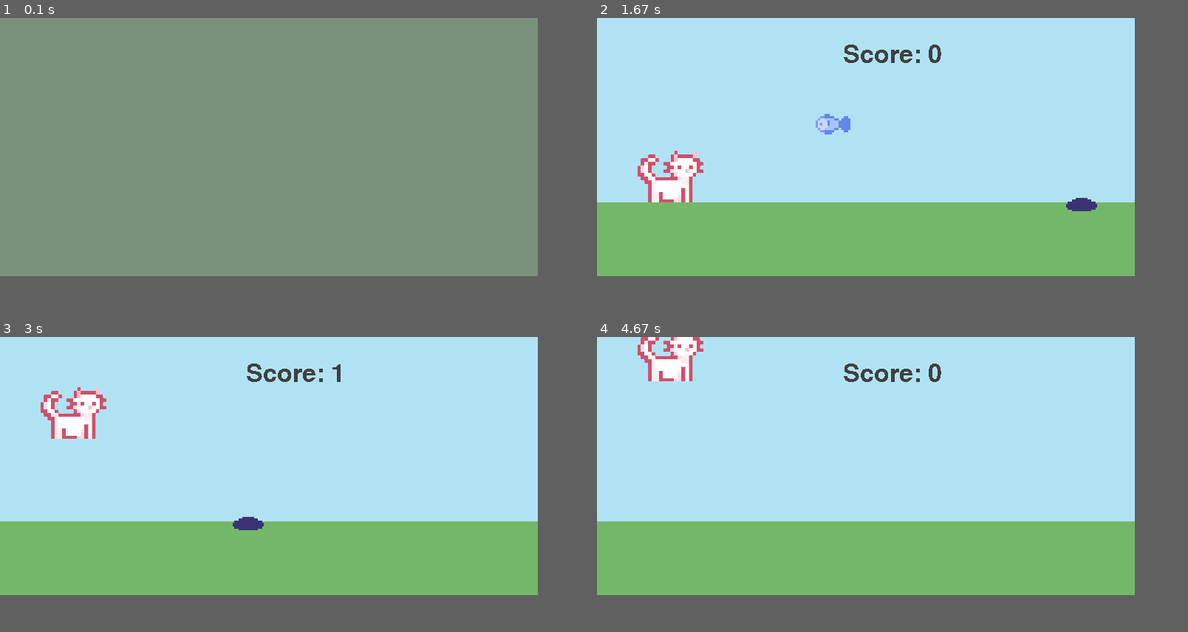
Above: before the commit, frames 1-4 (two rows, left to right).
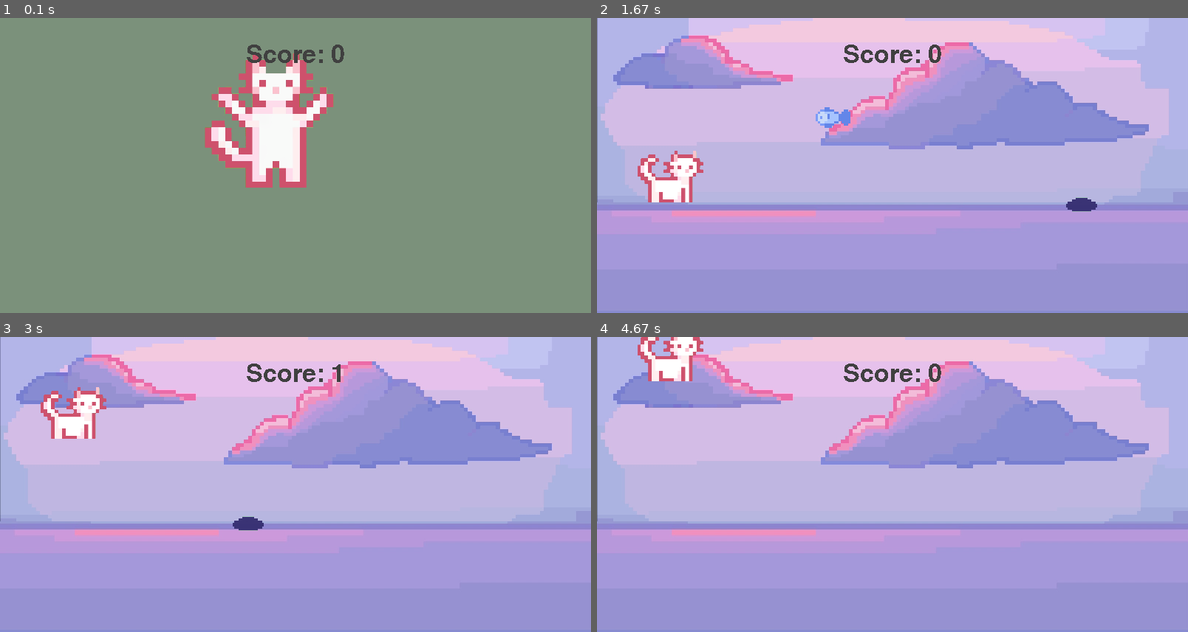
Above: after the commit, the same moments.

Repository: ShIIIrochka/py_game
Game: pygame game, started from pythongame/game.py
Two runs of this game, one before a commit and one after it. Both use one fixed random seed, a clock stepped at 60 frames per second and the inputs below.
Inputs:
- Up to frame 1 (0.1 s): no input
- Up to frame 2 (1.67 s): tap Space at 0.33 s
- Up to frame 3 (3 s): tap Space at 2.17, 2.57, 2.87 s
- Up to frame 4 (4.67 s): tap Space at 3.38, 3.6, 3.88, 4.1, 4.32 s
In our replay, the window is 728x350 before the commit and 800x400 after it. These sizes can differ from the game's own. Grey fills any space a smaller window leaves; there, only what the larger window draws over its background counts as a difference.

The runs differ from the first frame. In frame 1, 6.1% of the frame differs, in the area x 34-59%, y 9-58%; in frame 2, 84%; in frame 3, 84%; in frame 4, 84%, in the area x 0-100%, y 0-88%.

Commit message:
изменила фон

Diff:
--- a/pythongame/game.py
+++ b/pythongame/game.py
@@ -91,8 +91,8 @@
 
 
 #параметры игрового окна
-WIDTH = 728
-HEIGHT = 350
+WIDTH = 800
+HEIGHT = 400
 FPS = 60
 
 pygame.init()
@@ -105,14 +105,19 @@
 score = 0
 
 # Загрузка и конвертация изображений
-sky_surface = pygame.image.load('sky.PNG').convert()
-ground_surface = pygame.image.load('ground.PNG').convert()
+sky_surface = pygame.image.load('sky.PNG').convert() #размер изображения 1700 на 289
+sky_surface = pygame.transform.scale(sky_surface, (WIDTH, 289))
+ground_surface = pygame.image.load('ground.PNG').convert() #размер изображения 2015 на 816
+ground_surface = pygame.transform.scale(ground_surface, (WIDTH, HEIGHT//2))
 
 player = Player('cat.PNG', (90, 90), (100, 250))
 
 pit = NPS('pit.PNG', (45, 45), (4,6), (230, 230))
-fish = NPS('fish.PNG', (50, 50), (5, 7), (70, 120))
-start = Player('cat.stand.PNG', (200, 200), (364, 230))
+fish = NPS('fish.PNG', (50, 50), (5, 7), (70, 110))
+
+start_surf = pygame.image.load('cat.stand.PNG').convert_alpha()
+start_surf = pygame.transform.scale(start_surf, (200, 200))
+start_rect = start_surf.get_rect(midbottom = (364, 230))
 
 #группы
 player_group = pygame.sprite.GroupSingle(player)
@@ -165,5 +170,11 @@
         game_active = collision_sprite()
     else:
         screen.fill((123, 145, 123))
+        screen.blit(start_surf, start_rect)
+
+    score_surf = test_font.render(f'Score: {score}',False,(64,64,64))
+    score_rect = score_surf.get_rect(center = (400,50))
+    screen.blit(score_surf,score_rect)
+
 
     pygame.display.update()
Binary file changed: pythongame/ground.PNG
Binary file changed: pythongame/sky.PNG
